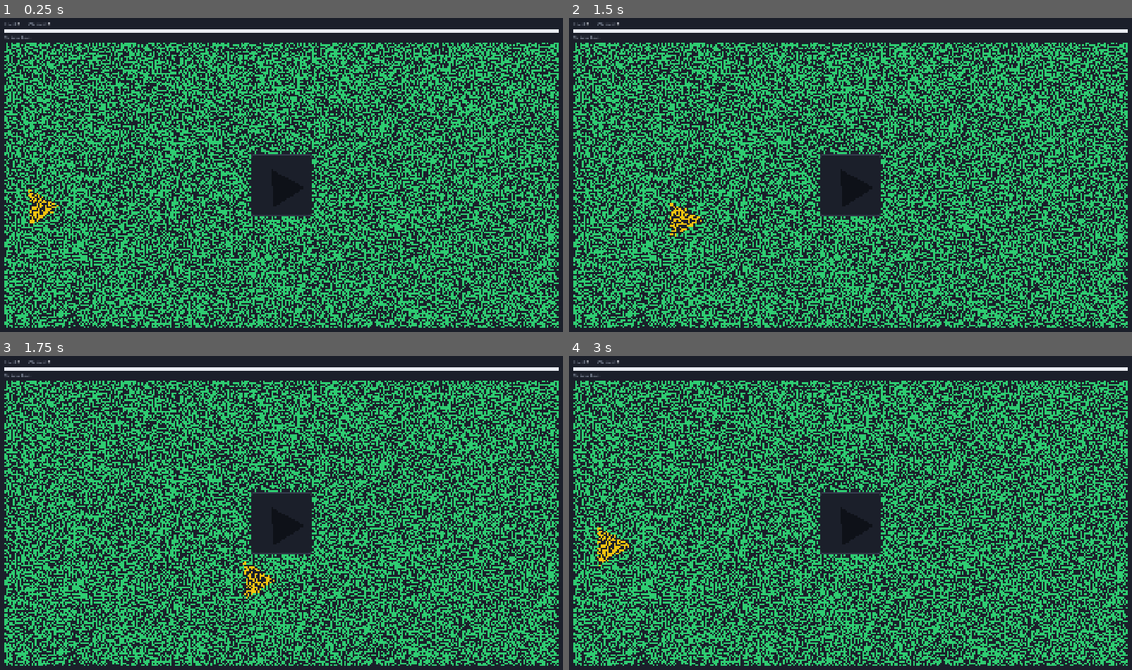
Above: before the commit, frames 1-4 (two rows, left to right).
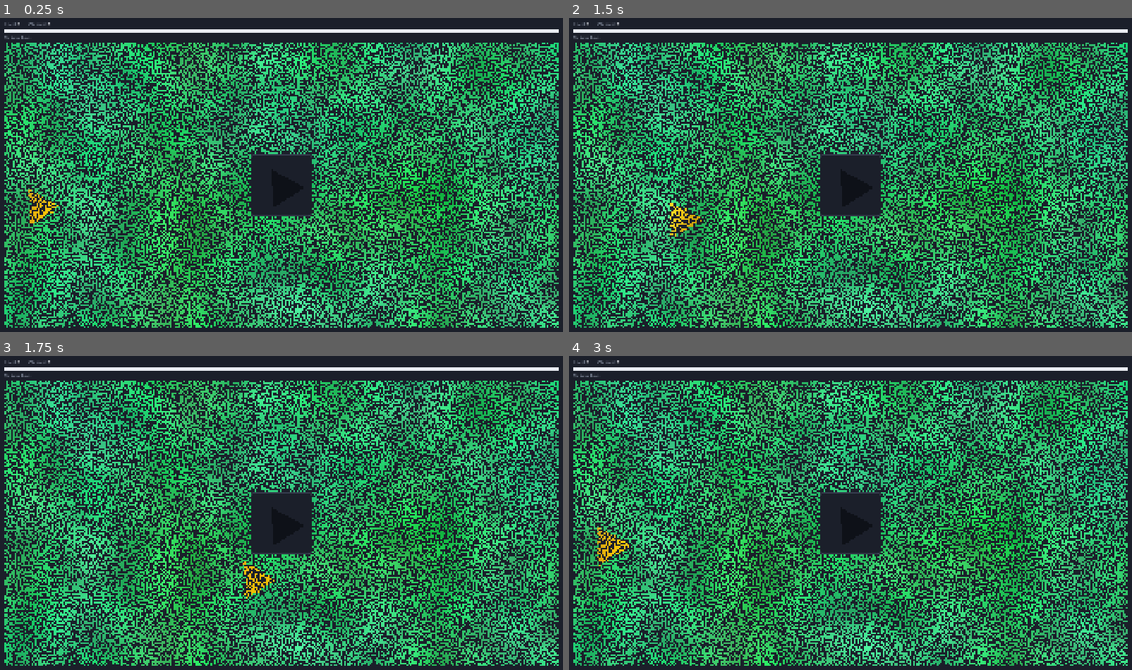
Above: after the commit, the same moments.

Repository: ooooonnnnn/Colorblind-Shape-Match
Game: Godot game, scene res://main.tscn
The game is run twice, just before and just after one commit, with the same random seed, the same clock (stepped at 60 frames per second) and the same inputs.
Inputs (mouse positions are in pixels of both pictures, inside the frame that each line leads up to):
- Up to frame 1 (0.25 s): no input
- Up to frame 2 (1.5 s): tap Enter (ui_accept) at 0.5, 1.25 s; drag from (850, 184) to (906, 105) at 0.52 s; drag from (608, 203) to (822, 240) at 1.27 s
- Up to frame 3 (1.75 s): no input
- Up to frame 4 (3 s): move the mouse to (906, 443) at 2.02 s; click (906, 443) at 2.17 s; tap Enter (ui_accept) at 2.75 s; drag from (822, 578) to (681, 465) at 2.77 s

The runs differ from the first frame. In frame 1, 10% of the frame differs, in the area x 0-100%, y 7-99%; in frame 2, 10%; in frame 3, 10%; in frame 4, 10%.

Commit message:
sample noise

Diff:
--- /dev/null
+++ b/noise.json
@@ -0,0 +1,12 @@
+{
+	"background": {
+		"hue":        { "wavelength": 400, "amplitude": 0.04 },
+		"saturation": { "wavelength": 200, "amplitude": 0.15 },
+		"value":      { "wavelength": 120, "amplitude": 0.20 }
+	},
+	"shapes": {
+		"hue":        { "wavelength": 400, "amplitude": 0.04 },
+		"saturation": { "wavelength": 200, "amplitude": 0.15 },
+		"value":      { "wavelength": 120, "amplitude": 0.20 }
+	}
+}
--- a/scripts/dots.gd
+++ b/scripts/dots.gd
@@ -1,13 +1,15 @@
 extends CanvasLayer
 ## Redraws the area rectangle, except the mask rectangle, as non-overlapping
 ## circles. Each circle shows the background color, or a shape's color while
-## that shape's piece is under its center.
+## that shape's piece is under its center, with its hue, saturation and value
+## shifted by Perlin noise (see NOISE_PATH).
 ## The circles are packed once per area and mask position; which base color
 ## each one uses follows the screen live.
 
 signal colors_changed  ## a base color was edited, e.g. in the inspector while running
 
 const CONFIG_PATH := "res://dots.json"
+const NOISE_PATH := "res://noise.json"
 const MIN_RADIUS := 1.0     # px; spots that only fit a smaller circle are skipped
 const CELL := 4.0          # px; side of the cells used to track where free space is left
 
@@ -52,8 +54,10 @@
 	_circles.material = circle_material
 	_circles.multimesh = MultiMesh.new()
 	_circles.multimesh.transform_format = MultiMesh.TRANSFORM_2D
+	_circles.multimesh.use_custom_data = true
 	_circles.multimesh.mesh = quad
 	add_child(_circles)
+	_load_noise()
 
 
 func _load_config() -> void:
@@ -64,6 +68,29 @@
 	max_radius = maxf(MIN_RADIUS, float(data.get("max_radius", max_radius)))
 	gap = maxf(0.0, float(data.get("gap", gap)))
 	fill = clampf(float(data.get("fill_percent", fill * 100)) / 100, 0.0, 1.0)
+
+
+## Gives the circle shader each H, S and V noise's wavelength and amplitude,
+## separately for the background and the shapes.
+func _load_noise() -> void:
+	var data = JSON.parse_string(FileAccess.get_file_as_string(NOISE_PATH))
+	if not data is Dictionary:
+		push_error("Bad or missing noise config in %s" % NOISE_PATH)
+		data = {}
+	for part in [["background", "background"], ["shapes", "shape"]]:
+		var channels = data.get(part[0])
+		if not channels is Dictionary:
+			channels = {}
+		var wavelength := Vector3.ONE
+		var amplitude := Vector3.ZERO
+		for i in 3:
+			var noise = channels.get(["hue", "saturation", "value"][i])
+			if not noise is Dictionary:
+				noise = {}
+			wavelength[i] = maxf(1.0, float(noise.get("wavelength", 1)))
+			amplitude[i] = float(noise.get("amplitude", 0))
+		_circles.material.set_shader_parameter(part[1] + "_wavelength", wavelength)
+		_circles.material.set_shader_parameter(part[1] + "_amplitude", amplitude)
 
 
 ## The color pieces of this shape are filled with, and the base for their circles.
@@ -185,3 +212,4 @@
 	for i in circles.size():
 		var c := circles[i]
 		mm.set_instance_transform_2d(i, Transform2D(0, Vector2.ONE * c.z * 2, 0, Vector2(c.x, c.y)))
+		mm.set_instance_custom_data(i, Color(c.x, c.y, 0, 0))  # center, for the noise
--- a/shaders/dot_circle.gdshader
+++ b/shaders/dot_circle.gdshader
@@ -1,13 +1,56 @@
 shader_type canvas_item;
 // One circle of the dot effect, drawn on a unit quad. Finds which shape color,
 // if any, the screen shows under the circle's center and fills with it, or
-// with the background color otherwise.
+// with the background color otherwise. The color's hue, saturation and value
+// are then each shifted by their own Perlin noise, read at the circle's center.
 
 const int BASE_COUNT = 7;        // background, then one per shape
 const float MATCH = 0.08;        // how close the screen must be to a shape color to count as it
 
 uniform sampler2D screen_tex : hint_screen_texture, filter_nearest;
 uniform vec4 bases[BASE_COUNT];
+// Per channel (x = hue, y = saturation, z = value): wavelength in px, and the
+// largest shift, in fractions of the hue wheel or of the 0-1 S and V range.
+uniform vec3 background_wavelength = vec3(1.0);
+uniform vec3 background_amplitude;
+uniform vec3 shape_wavelength = vec3(1.0);
+uniform vec3 shape_amplitude;
+
+varying vec2 center;  // in px from the area's top-left corner
+
+vec2 gradient(vec2 cell) {
+	float a = fract(sin(dot(cell, vec2(127.1, 311.7))) * 43758.5453) * 6.2831853;
+	return vec2(cos(a), sin(a));
+}
+
+// Classic 2D Perlin noise, scaled to about -1..1.
+float perlin(vec2 p) {
+	vec2 i = floor(p);
+	vec2 f = p - i;
+	vec2 u = f * f * f * (f * (f * 6.0 - 15.0) + 10.0);
+	float a = dot(gradient(i), f);
+	float b = dot(gradient(i + vec2(1.0, 0.0)), f - vec2(1.0, 0.0));
+	float c = dot(gradient(i + vec2(0.0, 1.0)), f - vec2(0.0, 1.0));
+	float d = dot(gradient(i + vec2(1.0, 1.0)), f - vec2(1.0, 1.0));
+	return mix(mix(a, b, u.x), mix(c, d, u.x), u.y) * 1.4142;
+}
+
+vec3 rgb_to_hsv(vec3 c) {
+	vec4 k = vec4(0.0, -1.0 / 3.0, 2.0 / 3.0, -1.0);
+	vec4 p = mix(vec4(c.bg, k.wz), vec4(c.gb, k.xy), step(c.b, c.g));
+	vec4 q = mix(vec4(p.xyw, c.r), vec4(c.r, p.yzx), step(p.x, c.r));
+	float d = q.x - min(q.w, q.y);
+	return vec3(abs(q.z + (q.w - q.y) / (6.0 * d + 1e-10)), d / (q.x + 1e-10), q.x);
+}
+
+vec3 hsv_to_rgb(vec3 c) {
+	vec3 p = abs(fract(c.xxx + vec3(1.0, 2.0 / 3.0, 1.0 / 3.0)) * 6.0 - 3.0);
+	return c.z * mix(vec3(1.0), clamp(p - 1.0, 0.0, 1.0), c.y);
+}
+
+void vertex() {
+	center = INSTANCE_CUSTOM.xy;
+}
 
 void fragment() {
 	vec2 from_center = UV - 0.5;
@@ -28,5 +71,14 @@
 			base = j;
 		}
 	}
-	COLOR = bases[base];
+
+	vec3 wavelength = base == 0 ? background_wavelength : shape_wavelength;
+	vec3 amplitude = base == 0 ? background_amplitude : shape_amplitude;
+	// Each channel reads its own noise field, set apart by a fixed offset.
+	vec3 shift = amplitude * vec3(
+			perlin(center / wavelength.x),
+			perlin(center / wavelength.y + vec2(173.0, 37.0)),
+			perlin(center / wavelength.z + vec2(59.0, 211.0)));
+	vec3 hsv = rgb_to_hsv(bases[base].rgb) + shift;
+	COLOR = vec4(hsv_to_rgb(vec3(fract(hsv.x), clamp(hsv.yz, 0.0, 1.0))), 1.0);
 }
